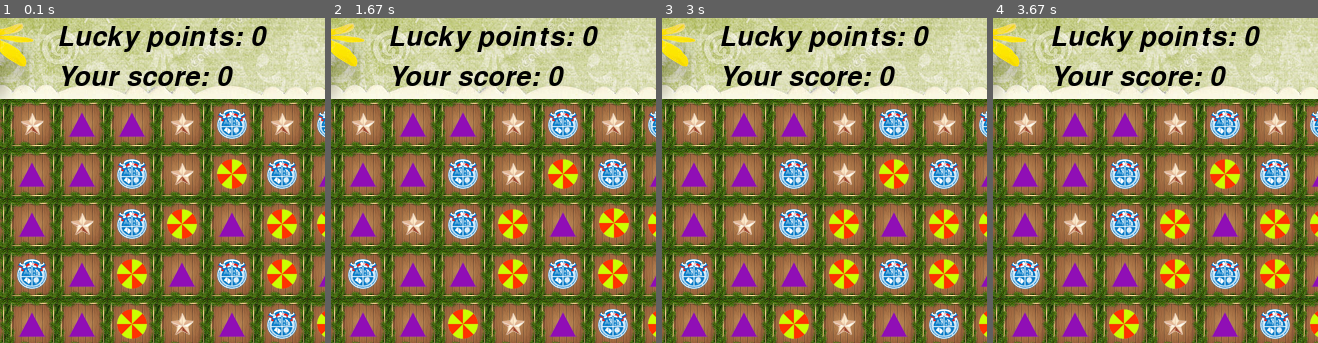
Above: before the commit, frames 1-4 (left to right).
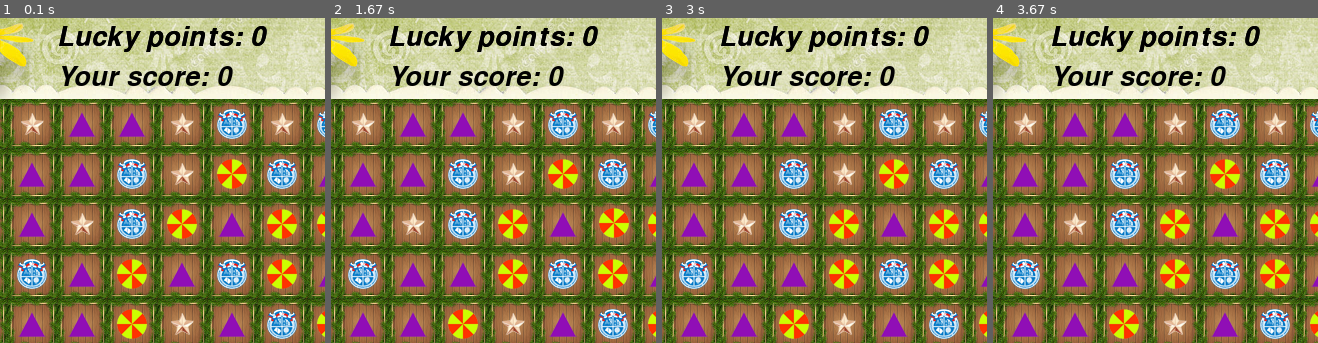
Above: after the commit, the same moments.

Repository: kbogomolov95/ProjectPyGame
Game: pygame game, started from ui.py
Two runs of this game, one before a commit and one after it. Both use one fixed random seed, a clock stepped at 60 frames per second and the inputs below.
Inputs (mouse positions are % of the whole screen's width and height, from its top left):
- Up to frame 1 (0.1 s): no input
- Up to frame 2 (1.67 s): click (50, 50) at 0.38 s; click (42, 46) at 0.72 s; click (70, 42) at 1.55 s
- Up to frame 3 (3 s): right-click (46, 85) at 2.88 s
- Up to frame 4 (3.67 s): click (49, 56) at 3.22 s
The pictures show only the part of the screen within x 25-75%, y 8-58%; the shares and areas given below are measured in that part.

The runs differ from the first frame. In frame 1, 0.5% of the frame differs, in the area x 18-83%, y 2-11%; in frame 2, 0.5%; in frame 3, 0.5%; in frame 4, 0.5%.

Commit message:
работает lucky_board

Diff:
--- a/logic.py
+++ b/logic.py
@@ -9,6 +9,7 @@
 s = set()
 
 score = 0
+lucky_score = 0
 
 
 def optional_elems(coords, binary_matrix, size):
@@ -75,13 +76,15 @@
                 matrix[i][j] = 0
 
 
-def new_consequences(matrix, size, check=False):
-    global score
+def new_consequences(matrix, size, check=False, first=False):
+    global score, lucky_score
     coords_of_conseq = set()
     for y in range(N):
         coords_of_conseq = coords_of_conseq.union(matching(to_binary_matrix(copy.deepcopy(matrix), size, y + 1), size))
     if not check:
         score += len(coords_of_conseq)
+        if first:
+            lucky_score += len(coords_of_conseq)
         zero_replacing(matrix, size, coords_of_conseq)
     else:
         return coords_of_conseq
@@ -104,11 +107,11 @@
             for i in range(self.N):
                 conseq[i] = matching(to_binary_matrix(copy.deepcopy(self.arr), self.size, i + 1), self.size, check=True)
 
-    def swap(self, coords1, coords2):
+    def swap(self, coords1, coords2, first=False):
         y1, x1 = coords1
         y2, x2 = coords2
         self.arr[y1][x1], self.arr[y2][x2] = self.arr[y2][x2], self.arr[y1][x1]
-        new_consequences(self.arr, self.size)
+        new_consequences(self.arr, self.size, first=first)
 
     def modified_matrix(self):
         for i in range(self.size[0]):
--- a/ui.py
+++ b/ui.py
@@ -18,7 +18,7 @@
     except pygame.error as message:
         print('Cannot load image:', name)
         raise SystemExit(message)
-    #image = image.convert_alpha()
+    # image = image.convert_alpha()
     if colorkey is not None:
         if colorkey is -1:
             colorkey = image.get_at((0, 0))
@@ -126,12 +126,12 @@
                 Object(str(matrix[i][j]), get_obj_coords(j, i))
 
 
-def update_map(pos1=(), pos2=(), waited=False):
+def update_map(pos1=(), pos2=(), waited=False, first=False):
     global matrix
     global all_sprites
     # pprint(matrix)
     if not waited:
-        m.swap(pos1, pos2)
+        m.swap(pos1, pos2, first=first)
     else:
         m.modified_matrix()
     matrix = m.arr
@@ -196,7 +196,7 @@
 
 pos1, pos2 = None, None
 mov1, mov2 = False, False
-params = {'selected': None, 'deletion': False, 'move': False, 'waiting': False}
+params = {'selected': None, 'deletion': False, 'move': False, 'waiting': False, 'first': False}
 
 fon = pygame.transform.scale(load_image('bg.png'), size_of_screen)
 screen.blit(fon, (0, 0))
@@ -230,6 +230,7 @@
             all_sprites.update(params, pos1)
         else:
             pos2 = event.pos
+            params['first'] = True
             params['selected'] = False
             if neighbourhood(get_i_j(pos1), get_i_j(pos2)):
                 all_sprites.update(params, pos2)
@@ -250,7 +251,11 @@
 
     if moving_timer == 1:
         moving_timer -= 1
-        update_map(get_i_j(pos1), get_i_j(pos2))
+        if params['first']:
+            update_map(get_i_j(pos1), get_i_j(pos2), first=True)
+            params['first'] = False
+        else:
+            update_map(get_i_j(pos1), get_i_j(pos2))
         params['waiting'] = True
         delay = 15
         pos1 = None
@@ -271,7 +276,7 @@
         delay = 15
 
     #######ОТРИСОВКА#######
-    deleting_objects = logic.new_consequences(matrix, m.size, check = True)
+    deleting_objects = logic.new_consequences(matrix, m.size, check=True)
     last_state = params['selected']
     params['move'] = False
     params['selected'] = True
@@ -281,12 +286,14 @@
 
     params['move'] = mov1
     all_sprites.update(params, pos1)
+    params['move'] = mov2
     screen.fill((255, 255, 255))
     screen.blit(fon, (0, 0))
-    params['move'] = mov2
     all_sprites.update(params, pos2)
     screen.blit(board.render(), (X0, Y0))
     score_board.set_score(logic.score)
+    luck_board.set_score(logic.lucky_score)
+    luck_board.draw(screen)
     score_board.draw(screen)
     luck_board.draw(screen)
     all_sprites.draw(screen)
@@ -295,5 +302,5 @@
 
 pygame.quit()
 
-#c пустыми    update_map(waited=True)
-#с рандомными update_map((0, 0), (0, 0))
+# c пустыми    update_map(waited=True)
+# с рандомными update_map((0, 0), (0, 0))
